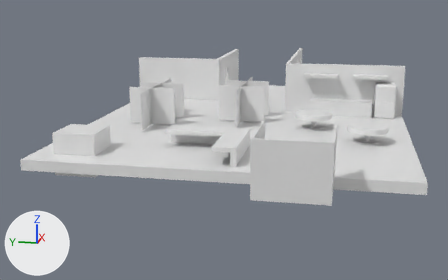
The FBX model Assets/Blender Imports/DNT -Main Scene (Not unpacked).fbx, before and after one commit.
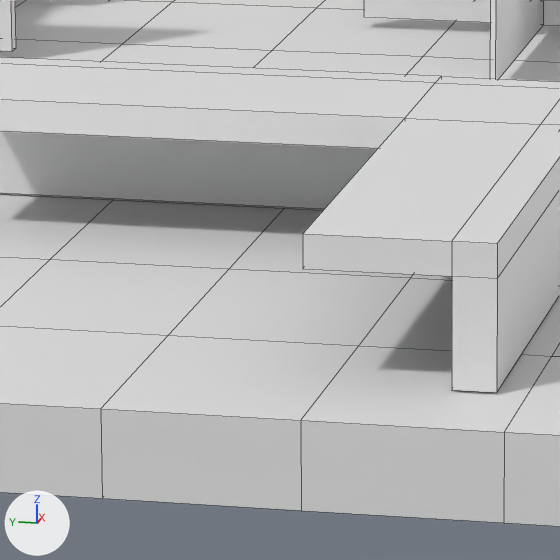
Old and new are each drawn from a camera (50 mm lens) standing at (-37.65, -6.65, 7.46) and looking at (-10.42, -1.21, 0.66) and again close up on the part from 39% to 54% of the width and 42% to 67% of the height. The lights are fixed; the arrows at lower left show +X, +Y and +Z. The close-ups show mesh edges as thin lines. Where no turn or scale is listed for an object, it has been applied to the vertices.

Names of what the first close-up shows: 'Cubicles', 'Cubicles.001', 'Plane', 'Plane.003'.
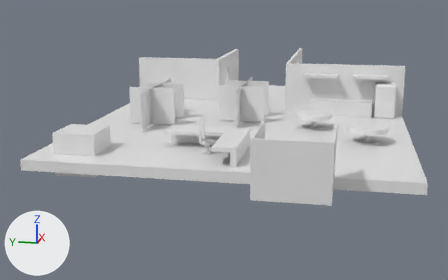
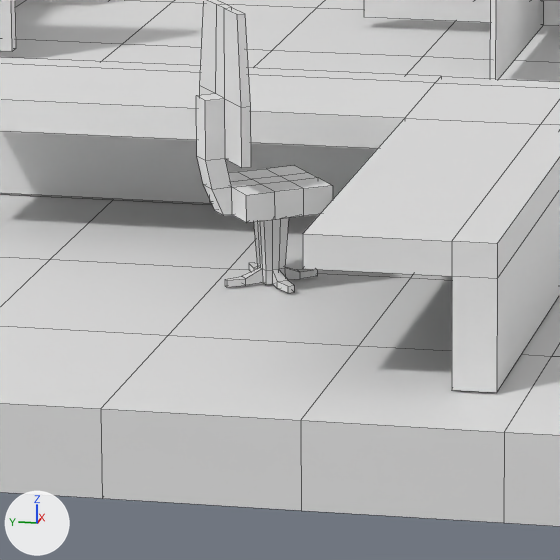
The change, as a diff of the scene's bpy script:
```diff
--- a/Assets/Blender Imports/DNT -Main Scene (Not unpacked).fbx.py
+++ b/Assets/Blender Imports/DNT -Main Scene (Not unpacked).fbx.py
@@ me_cube_007 @@
+me_cube_007.from_pydata(...)  # 144 vertices, 142 faces; spans x -0.43..0.38, y -0.38..0.43, z -0.52..1.14
@@ ob_office_chair_001 @@
+ob_office_chair_001 = bpy.data.objects.new('Office Chair.001', me_cube_007)
+ob_office_chair_001.location = (-10.504, -0.444, 0.54)
```

What differs and where, as boxes [x1, y1, x2, y2] in the close-ups (560 x 560 px):
'Office Chair.001', added
    after: [196, 0, 333, 293]
